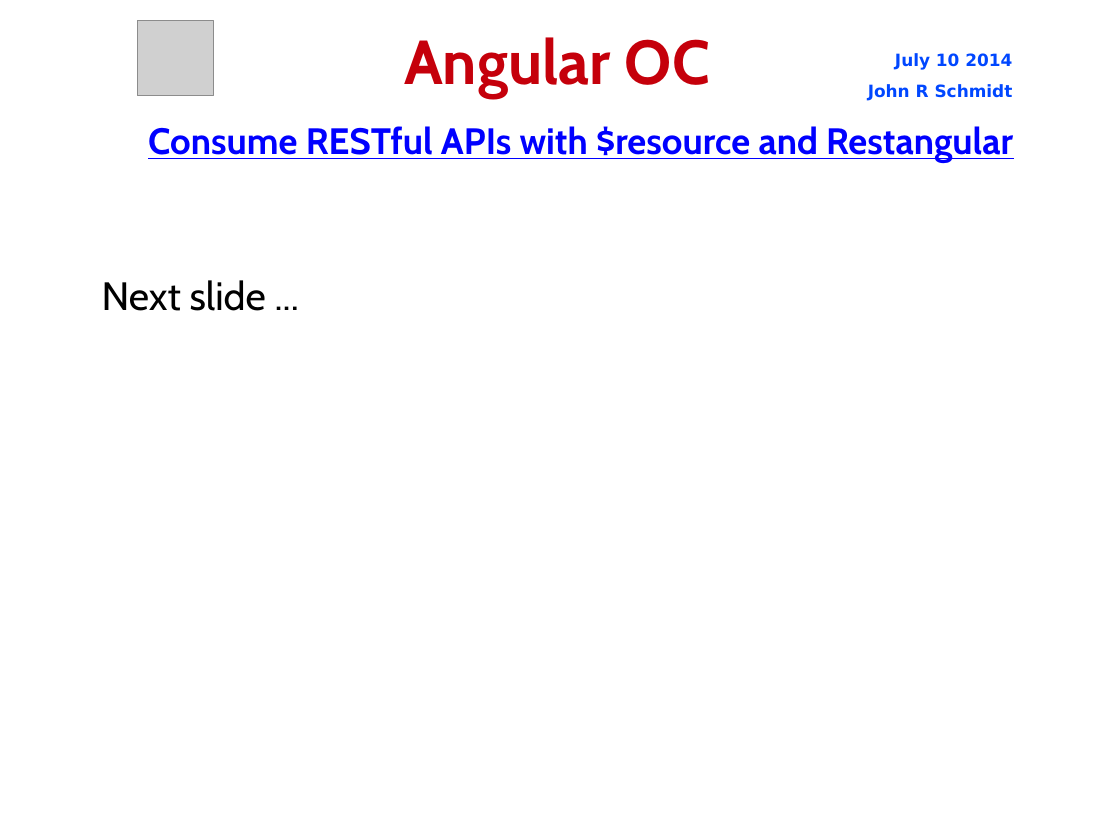
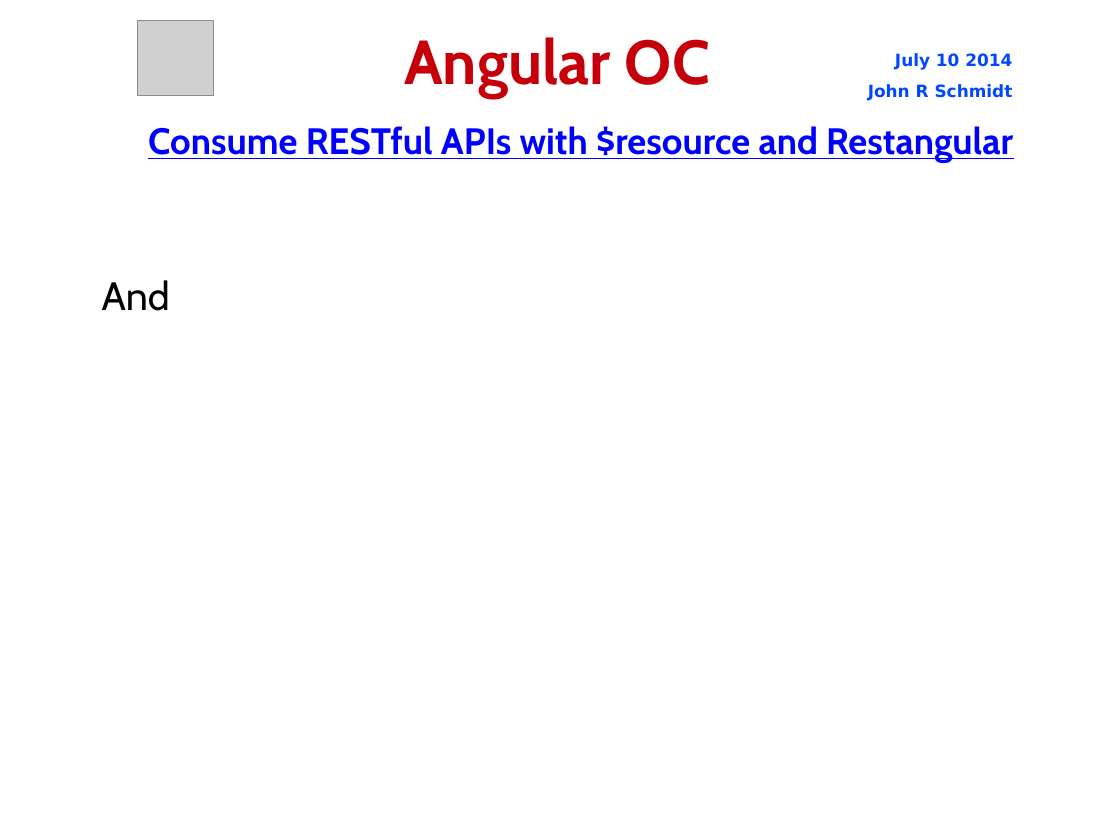
Before and after one commit to jrschmidt/fifa-angular-rest-demo, a slide deck: slide 18 of fifa.odp (slide 17 before the commit). Drawn at 1120x840 pixels with LibreOffice and Linux fonts; fonts in the diff are those of the drawing; grey boxes stand for pictures; background and template pictures are left out. Boxes give left, top, right and bottom in pixels: in the first picture for what was removed or moved away, otherwise in the second. Text is boxed around its words. In the diff, an @@ line names an element or a change of style, - is before the commit and + after.

Commit message:
add initial angular directives

```diff
--- a/fifa.odp
+++ b/fifa.odp
@@ subtitle at [102, 280, 170, 311]: text changed @@
-Next slide ...
+And
```
Also in this commit, not shown: 4 other slides changed, 1 slide removed, 4 other files.
